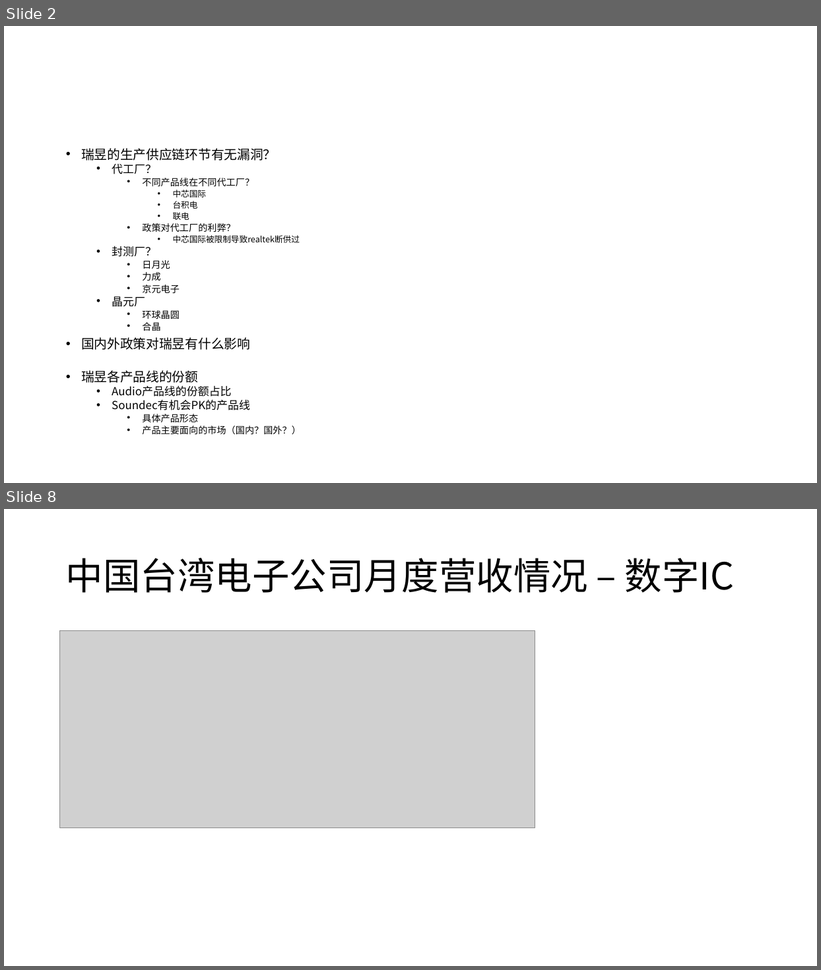
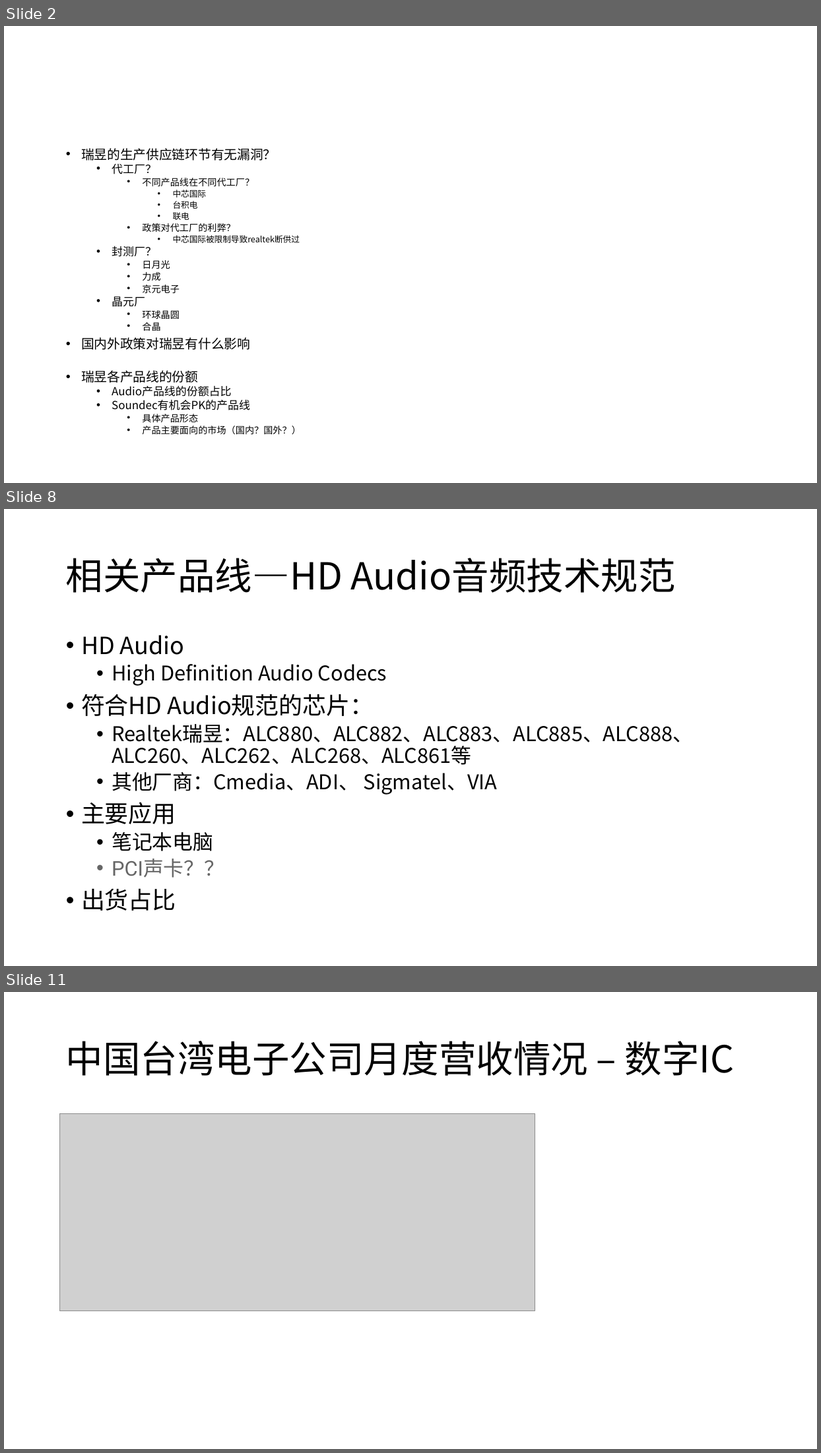
Before and after one commit to rosabai666/soundec, a slide deck: 2023/02产品/SNC8x/01)竞品分析/00)竞品芯片分析/品牌产品路线分析/Realtek/Realtek产品线分析.pptx. Shown one above the other, each under a label of ours: slides 2 and 8 before the commit, slides 2, 8 and 11 after it; the slides between them are not shown. The pictures are 821x970 and 821x1453 pixels, drawn with LibreOffice and Linux fonts; fonts in the diff are those of the drawing; grey boxes stand for pictures. Boxes give left, top, right and bottom in pixels: in the first picture for what was removed or moved away, otherwise in the second. Text is boxed around its words. In the diff, an @@ line names an element or a change of style, - is before the commit and + after.

```diff
--- a/2023/02产品/SNC8x/01)竞品分析/00)竞品芯片分析/品牌产品路线分析/Realtek/Realtek产品线分析.pptx
+++ b/2023/02产品/SNC8x/01)竞品分析/00)竞品芯片分析/品牌产品路线分析/Realtek/Realtek产品线分析.pptx
@@ slide 8 added at (4, 509, 817, 966), background #FFFFFF @@
@@ title added at (66, 558, 676, 593), 44 pt, text #000000 @@
+相关产品线—HD Audio音频技术规范
@@ text added at (81, 635, 693, 911), 24 pt, text #000000 @@
+• HD Audio
+  • High Definition Audio Codecs
+• 符合HD Audio规范的芯片：
+  • Realtek瑞昱：ALC880、ALC882、ALC883、ALC885、ALC888、ALC260、ALC262、ALC268、ALC861等
+  • 其他厂商：Cmedia、ADI、 Sigmatel、VIA
+• 主要应用
+  • 笔记本电脑
+  • PCI声卡？？
+• 出货占比
@@ what was slide 8 is now slide 11 @@
```
Also in this commit, not shown: 4 slides changed, 5 other slides added, 1 slide removed, 17 other files.
